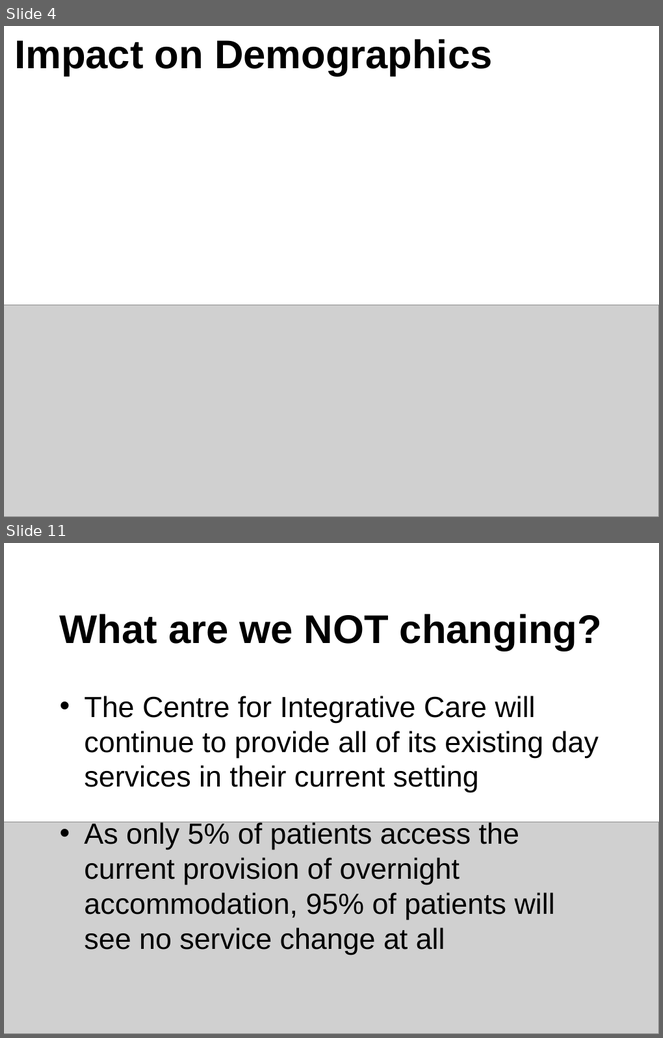
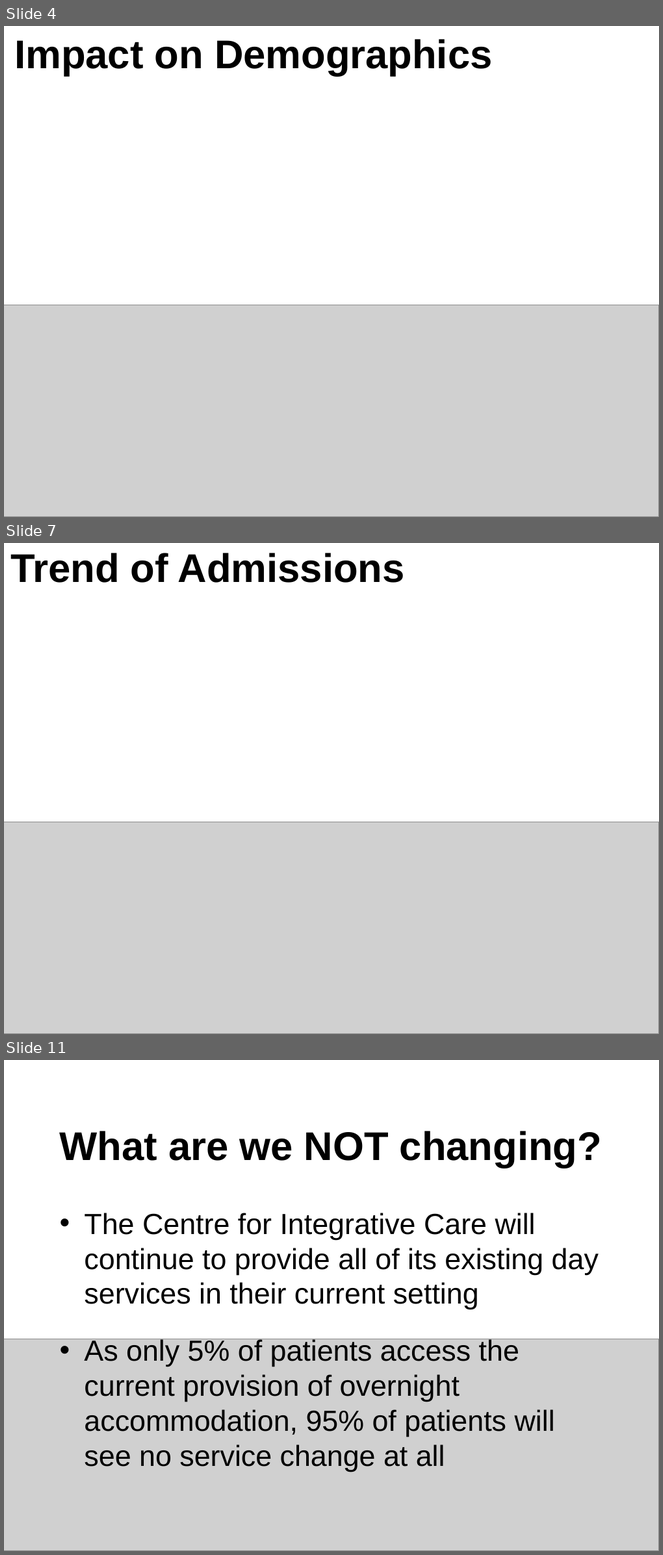
Before and after one commit to RMorton24/phs_group_project, a slide deck: Final Powerpoint presentation for 12.08.22.pptx. Shown one above the other, each under a label of ours: slides 4 and 11 before the commit, slides 4, 7 and 11 after it; the slides between them are not shown. The pictures are 663x1038 and 663x1555 pixels, drawn with LibreOffice and Linux fonts; fonts in the diff are those of the drawing; grey boxes stand for pictures. Boxes give left, top, right and bottom in pixels: in the first picture for what was removed or moved away, otherwise in the second. Text is boxed around its words. In the diff, an @@ line names an element or a change of style, - is before the commit and + after.

```diff
--- a/Final Powerpoint presentation for 12.08.22.pptx
+++ b/Final Powerpoint presentation for 12.08.22.pptx
@@ slide 7 added at (x1=4, y1=543, x2=659, y2=1034), background #FFFFFF @@
@@ title added at (x1=10, y1=553, x2=405, y2=583), 44 pt, text #000000, bold @@
+Trend of Admissions
@@ picture added at (x1=4, y1=822, x2=659, y2=1034) @@
```
Also in this commit, not shown: 2 slides changed, 3 other slides added, 4 slides removed, 1 other file.
